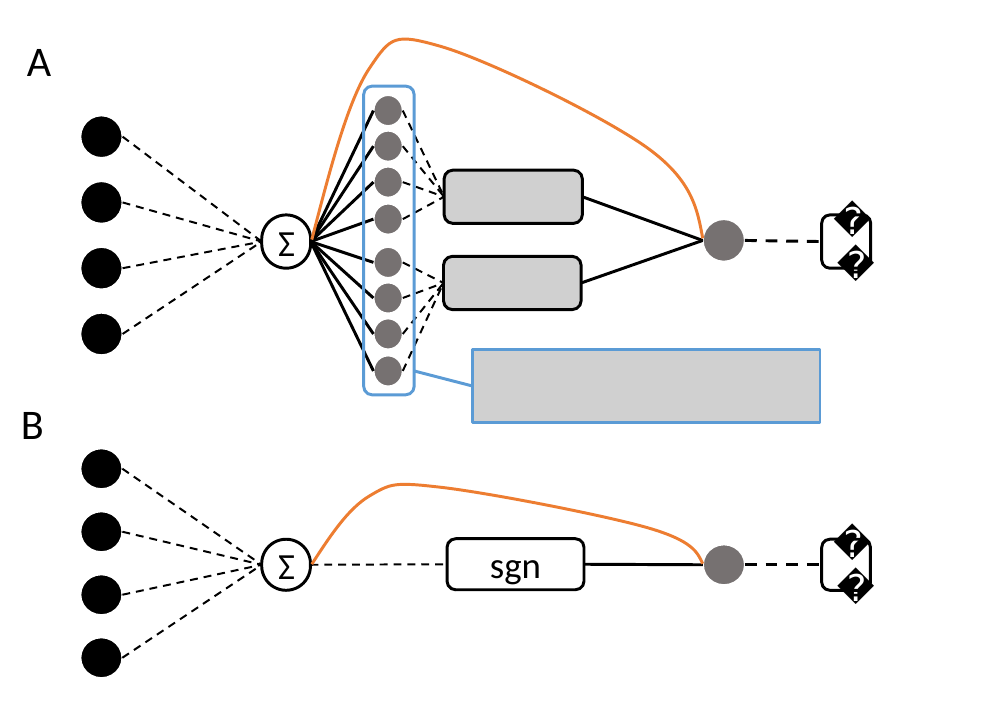
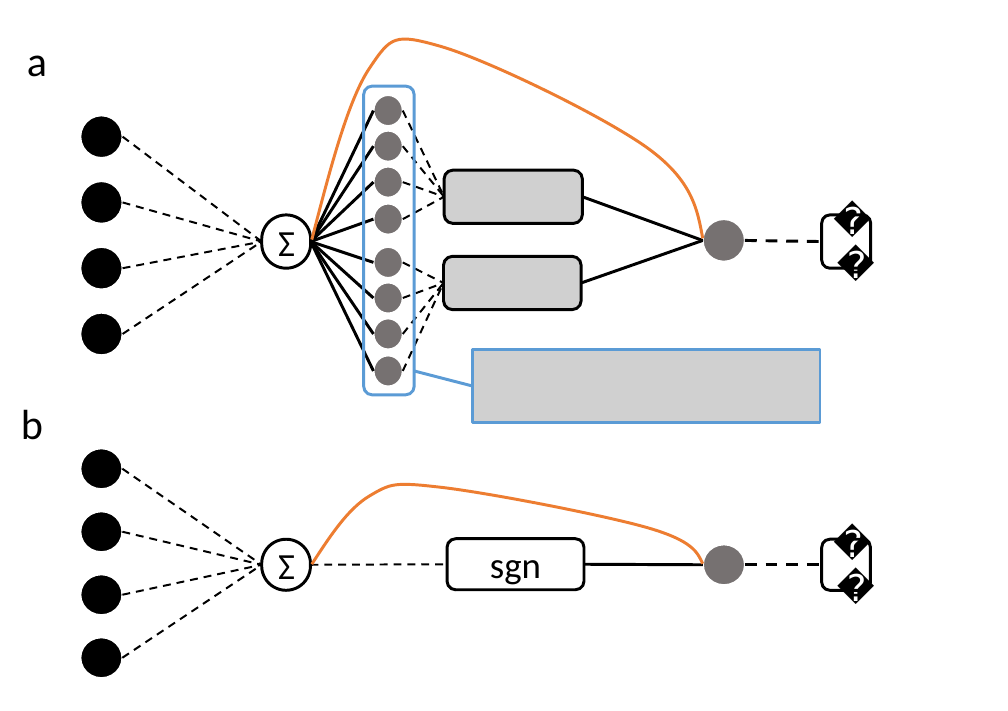
Before and after one commit to ocadni/h2arnn, a slide deck: slide 1 of results/tex/img/CW_arch.pptx. Drawn at 1008x711 pixels with LibreOffice and Linux fonts; fonts in the diff are those of the drawing; grey boxes stand for pictures. Boxes give left, top, right and bottom in pixels: in the first picture for what was removed or moved away, otherwise in the second. Text is boxed around its words. In the diff, an @@ line names an element or a change of style, - is before the commit and + after.

```diff
--- a/results/tex/img/CW_arch.pptx
+++ b/results/tex/img/CW_arch.pptx
@@ text at box(27, 55, 47, 77): text changed @@
-A
+a
@@ text at box(21, 409, 43, 440): text changed @@
-B
+b
```
Also in this commit, not shown: 4 other files.
